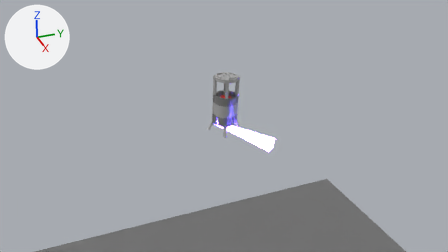
The Blender file Machine Learning/PhysicsDriver/PhysicsSolver.blend as it was, and as the next commit left it.
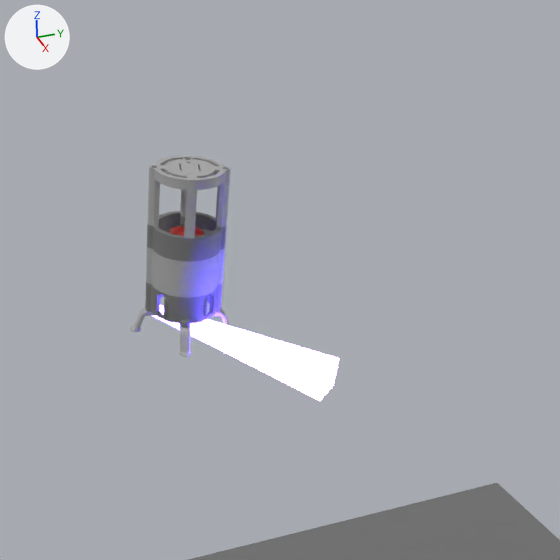
Each version is shown from the file's camera 'debugCam', then close up on the part from 37% to 78% of the width and 9% to 81% of the height. The lights are fixed; the arrows at upper left show +X, +Y and +Z.

The older version as bpy lines, for what is in view:
```python
me_cube = bpy.data.meshes.new('Cube')
me_cube.from_pydata([(-0.339, -0.339, -0.706), (-0.1, -0.1, 0.141), (-0.339, 0.339, -0.706), (-0.1, 0.1, 0.141), (0.339, -0.339, -0.706), (0.1, -0.1, 0.141), (0.339, 0.339, -0.706), (0.1, 0.1, 0.141)], [], [(0, 1, 3, 2), (2, 3, 7, 6), (6, 7, 5, 4), (4, 5, 1, 0), (2, 6, 4, 0), (7, 3, 1, 5)])
me_cube.materials.append(mat_thrust)  # blue #543cff
me_edf_rocket_v32 = bpy.data.meshes.new('EDF_Rocket v32')
me_edf_rocket_v32.from_pydata(...)  # 7162 vertices, 14580 faces; spans x -0.84..0.8, y -0.82..0.81, z -0.22..3.43
# faces by material slot: [584, 5144, 8852]
me_edf_rocket_v32.materials.append(mat_aluminum___anodized_glossy__red)  # red #e7504d
me_edf_rocket_v32.materials.append(mat_pekk___polyetherketoneketone_reinforced_with_carbon_fibers___ht)  # grey #797979
me_edf_rocket_v32.materials.append(mat_steel___satin)  # grey #aaaaaa
me_plane = bpy.data.meshes.new('Plane')
me_plane.from_pydata([(-100.0, -100.0, 0.0), (100.0, -100.0, 0.0), (-100.0, 100.0, 0.0), (100.0, 100.0, 0.0)], [], [(0, 1, 3, 2)])
me_plane.materials.append(mat_ground_mat)  # grey #707070
ob_ground = bpy.data.objects.new('ground', me_plane)
ob_ground.location = (0.0, 0.0, 0.0)
ob_rocket = bpy.data.objects.new('rocket', me_edf_rocket_v32)
ob_rocket.location = (0.0, 0.0, 99.99)
ob_rocket.rotation_euler = (0.00636, -0.05, 3.636)  # degrees (0.4, -2.9, 208)
ob_thrust = bpy.data.objects.new('thrust', me_cube)
ob_thrust.location = (0.0, 0.0, 99.99)
ob_thrust.rotation_euler = (-0.185, 1.449, 3.636)  # degrees (-11, 83, 208)
ob_thrust.scale = (1.0, 1.0, 4.89)
```
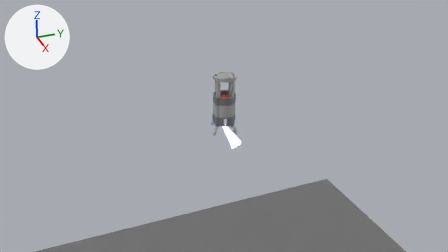
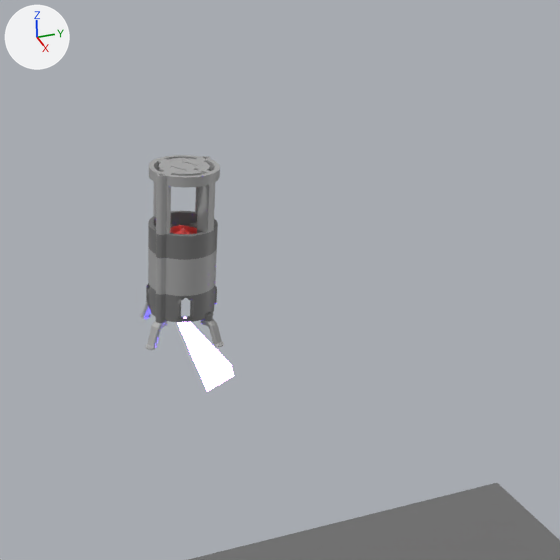
Where the newer file only moved an object's origin or applied its transform, the numbers keep the older frame.

Scene script edits in JSON lines:
```json
{"block": "me_cube", "where": "me_cube.from_pydata(...)  # 8 vertices, 6 faces; spans x -0.339..0.339, y -0.339..0.339, z -0.706..0.141"}
{"block": "me_cube", "where": "# used by ob_thrust; location = (0.0, 0.0, 99.99); rotation_euler = (-0.185, 1.449, 3.636), in degrees (-11, 83, 208); scale = (1.0, 1.0, 4.89)"}
{"block": "me_cube", "change": "me_cube part 1"}
{"op": "set", "path": "me_cube.vertices[0].co", "old": "(-0.339, -0.339, -0.706)", "new": "(1.33, 0.218, -0.186)", "note": "pixel (339, 357) -> pixel (207, 391)"}
{"op": "set", "path": "me_cube.vertices[1].co", "old": "(-0.1, -0.1, 0.141)", "new": "(0.027, 0.14, 0.002)", "note": "not seen -> pixel (177, 324)"}
{"op": "set", "path": "me_cube.vertices[2].co", "old": "(-0.339, 0.339, -0.706)", "new": "(1.486, -0.342, -0.115)", "note": "pixel (325, 373) -> not seen"}
{"op": "set", "path": "me_cube.vertices[3].co", "old": "(-0.1, 0.1, 0.141)", "new": "(0.073, -0.026, 0.023)", "note": "not seen -> pixel (177, 321)"}
{"op": "set", "path": "me_cube.vertices[4].co", "old": "(0.339, -0.339, -0.706)", "new": "(0.936, -0.148, -0.27)", "note": "pixel (333, 385) -> pixel (234, 376)"}
{"op": "set", "path": "me_cube.vertices[5].co", "old": "(0.1, -0.1, 0.141)", "new": "(-0.089, 0.031, -0.022)", "note": "not seen -> pixel (185, 319)"}
{"op": "set", "path": "me_cube.vertices[6].co", "old": "(0.339, 0.339, -0.706)", "new": "(1.092, -0.708, -0.199)", "note": "pixel (320, 401) -> pixel (231, 364)"}
{"op": "set", "path": "me_cube.vertices[7].co", "old": "(0.1, 0.1, 0.141)", "new": "(-0.043, -0.134, -0.001)", "note": "pixel (151, 315) -> pixel (185, 316)"}
{"op": "set", "path": "ob_rocket.rotation_euler", "old": "(0.00636, -0.05, 3.636)", "new": "(0.00602, 0.0187, 1.344)", "note": "degrees (0.4, -2.9, 208) -> degrees (0.3, 1.1, 77)"}
```

Boxes [x1, y1, x2, y2] around the edits, measured in the close-ups (560 x 560 px):
```json
{"object": "rocket", "change": "moved, turned", "before": [130, 156, 231, 357], "after": [140, 155, 224, 350]}
{"object": "thrust", "change": "reshaped", "before": [153, 305, 340, 401], "after": [178, 317, 234, 392], "on screen": "70% narrower, 22% shorter"}
```
